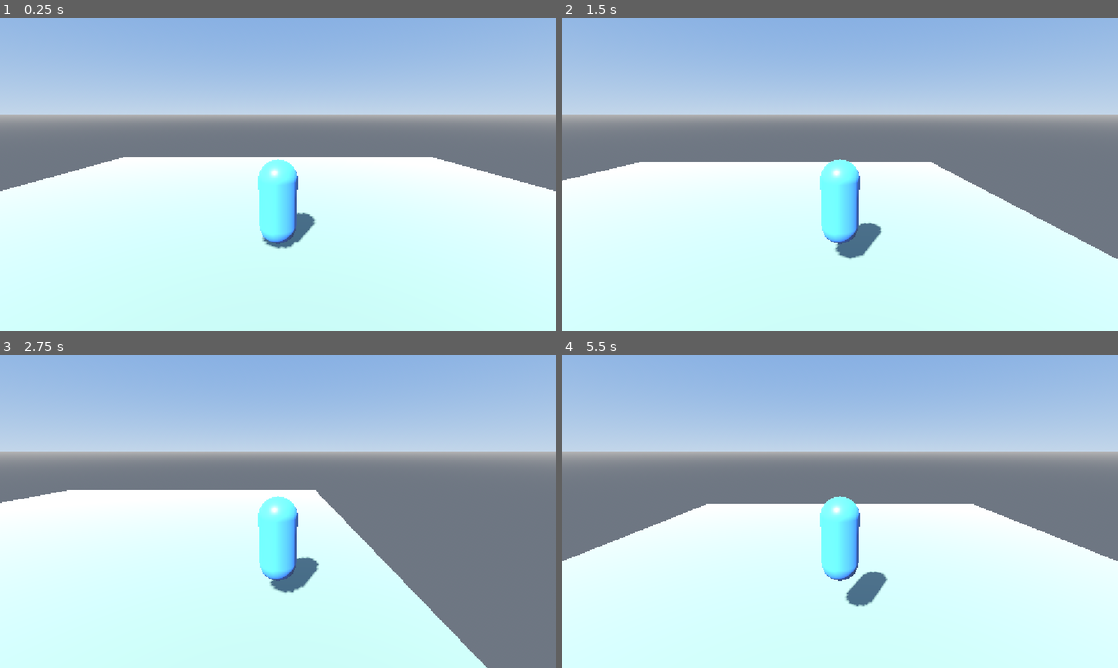
Above: before the commit, frames 1-4 (two rows, left to right).
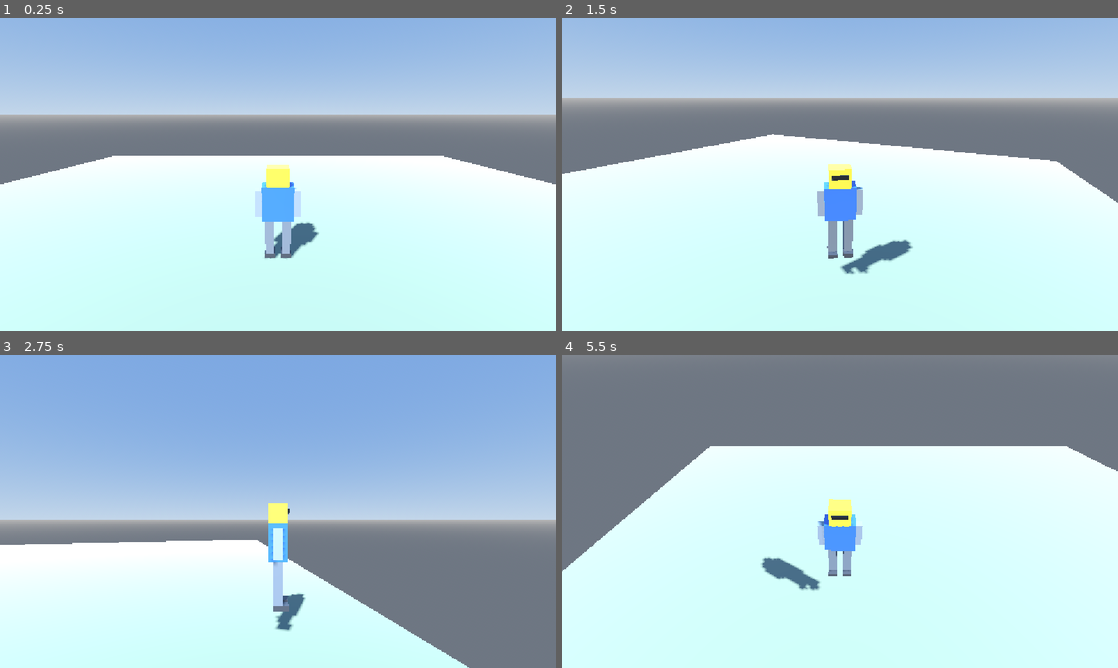
Above: after the commit, the same moments.

Repository: JERCYQUE/3d-ai-game
Game: Godot game, scene res://main_3d.tscn
Same seed, same stepped clock (60 frames per second), same inputs: the game is played once before the commit and once after it.
Inputs (mouse positions are in pixels of both pictures, inside the frame that each line leads up to):
- Up to frame 1 (0.25 s): no input
- Up to frame 2 (1.5 s): tap Enter at 0.5 s; move the mouse to (962, 158) at 0.52 s; hold D (move_right) 0.53-1.28 s; tap Space (jump) at 0.6, 0.77, 1.07, 1.35 s; click (962, 158) at 0.67 s; move the mouse to (728, 190) at 1.27 s; hold S (move_back) from 1.28 s (still down); click (728, 190) at 1.42 s
- Up to frame 3 (2.75 s): tap Space (jump) at 1.52, 1.82, 2.1 s; move the mouse to (333, 442) at 2.02 s; release S (move_back) at 2.03 s; hold D (move_right) from 2.03 s (still down); click (333, 442) at 2.17 s
- Up to frame 4 (5.5 s): move the mouse to (812, 574) at 2.77 s; release D (move_right) at 2.78 s; hold W (move_forward) 2.78-3.53 s; tap Space (jump) at 2.85, 3.02, 3.32, 3.6, 3.77, 4.07, 4.35, 4.52, 4.82, 5.1 s; click (812, 574) at 2.92 s; move the mouse to (1006, 558) at 3.52 s; hold A (move_left) 3.53-5.03 s; click (1006, 558) at 3.67 s; tap Escape (ui_cancel) at 4.15 s; move the mouse to (673, 464) at 4.27 s; click (673, 464) at 4.42 s; move the mouse to (867, 511) at 5.02 s; hold S (move_back) from 5.03 s (still down); click (867, 511) at 5.17 s

The runs differ from the first frame. In frame 1, 3.2% of the frame differs, in the area x 0-100%, y 44-77%; in frame 2, 19%; in frame 3, 53%; in frame 4, 54%, in the area x 0-100%, y 0-81%.

Commit message:
feat: mouse-look camera, model turning, and Blender robot player
- player_3d.gd: captured mouse, yaw/pitch on SpringArm3D (pitch clamped -70..15),
  smooth turn of the visual toward movement, Space jump kept
- player_3d.tscn: Visual wrapper, capsule mesh replaced by models/player_robot.glb
- models/player_robot.glb: low-poly robot (body/head/arms/legs/feet, 108 tris),
  built and exported from Blender
- docs: in-game screenshots

Diff:
--- a/main_3d.tscn
+++ b/main_3d.tscn
@@ -36,8 +36,7 @@
 [node name="Main3D" type="Node3D" unique_id=1528576449]
 
 [node name="Sun" type="DirectionalLight3D" parent="." unique_id=1935361615]
-position = Vector3(0, 6, 0)
-rotation_degrees = Vector3(-50, -30, 0)
+transform = Transform3D(0.8660254, 0.38302222, -0.32139382, 0, 0.64278764, 0.76604444, 0.5, -0.66341394, 0.5566704, 0, 6, 0)
 light_color = Color(1, 0.96, 0.88, 1)
 light_energy = 1.3
 shadow_enabled = true
--- a/player_3d.tscn
+++ b/player_3d.tscn
@@ -1,40 +1,30 @@
-[gd_scene load_steps=5 format=3]
+[gd_scene format=3 uid="uid://dk8x7aa5yuxfp"]
 
-[ext_resource type="Script" path="res://scripts/player_3d.gd" id="1_script"]
-
-[sub_resource type="CapsuleMesh" id="CapsuleMesh_body"]
-radius = 0.4
-height = 1.8
-radial_segments = 24
-rings = 8
+[ext_resource type="Script" uid="uid://b2p4cwciovam3" path="res://scripts/player_3d.gd" id="1_script"]
+[ext_resource type="PackedScene" uid="uid://dtv3awgpwasdf" path="res://models/player_robot.glb" id="2_3swsy"]
 
 [sub_resource type="CapsuleShape3D" id="CapsuleShape3D_body"]
 radius = 0.4
 height = 1.8
 
-[sub_resource type="StandardMaterial3D" id="StandardMaterial3D_body"]
-albedo_color = Color(0.22, 0.55, 0.95, 1)
-roughness = 0.4
-
-[node name="Player3D" type="CharacterBody3D"]
+[node name="Player3D" type="CharacterBody3D" unique_id=725431790]
 script = ExtResource("1_script")
 
-[node name="CollisionShape3D" type="CollisionShape3D" parent="."]
+[node name="CollisionShape3D" type="CollisionShape3D" parent="." unique_id=1115302365]
 transform = Transform3D(1, 0, 0, 0, 1, 0, 0, 0, 1, 0, 0.9, 0)
 shape = SubResource("CapsuleShape3D_body")
 
-[node name="MeshInstance3D" type="MeshInstance3D" parent="."]
-transform = Transform3D(1, 0, 0, 0, 1, 0, 0, 0, 1, 0, 0.9, 0)
-mesh = SubResource("CapsuleMesh_body")
-material_override = SubResource("StandardMaterial3D_body")
+[node name="Visual" type="Node3D" parent="." unique_id=1765951713]
 
-[node name="SpringArm3D" type="SpringArm3D" parent="."]
-position = Vector3(0, 1.5, 0)
-rotation_degrees = Vector3(-15, 0, 0)
+[node name="Robot" parent="Visual" unique_id=434217532 instance=ExtResource("2_3swsy")]
+transform = Transform3D(-1, 0, -8.742278e-08, 0, 1, 0, 8.742278e-08, 0, -1, 0, 0, 0)
+
+[node name="SpringArm3D" type="SpringArm3D" parent="." unique_id=146732750]
+transform = Transform3D(1, 0, 0, 0, 0.9659258, 0.25881904, 0, -0.25881904, 0.9659258, 0, 1.5, 0)
 collision_mask = 0
-spring_length = 4.5
+spring_length = 3.6
 margin = 0.2
 
-[node name="Camera3D" type="Camera3D" parent="SpringArm3D"]
+[node name="Camera3D" type="Camera3D" parent="SpringArm3D" unique_id=804200857]
 current = true
 fov = 70.0
--- a/scripts/player_3d.gd
+++ b/scripts/player_3d.gd
@@ -1,14 +1,42 @@
 extends CharacterBody3D
 ## Third-person character controller.
-## Gravity, camera-relative WASD movement, Space to jump.
+## Mouse-look camera (SpringArm3D), gravity, camera-relative WASD,
+## smooth turn toward the movement direction, Space to jump.
 
 @export var move_speed: float = 5.0
 @export var acceleration: float = 14.0
 @export var jump_velocity: float = 4.8
-@export var camera_path: NodePath = ^"SpringArm3D/Camera3D"
+@export var turn_speed: float = 10.0
+## Degrees of camera rotation per pixel of mouse movement.
+@export var mouse_sensitivity: float = 0.12
+@export var min_pitch: float = -70.0
+@export var max_pitch: float = 15.0
 
-@onready var _camera: Camera3D = get_node_or_null(camera_path) as Camera3D
+@onready var _arm: SpringArm3D = $SpringArm3D
+@onready var _visual: Node3D = $Visual
 @onready var _gravity: float = ProjectSettings.get_setting("physics/3d/default_gravity", 9.8)
+
+var _pitch: float = -15.0
+
+
+func _ready() -> void:
+	_pitch = _arm.rotation_degrees.x
+	Input.mouse_mode = Input.MOUSE_MODE_CAPTURED
+
+
+func _unhandled_input(event: InputEvent) -> void:
+	if event is InputEventMouseMotion and Input.mouse_mode == Input.MOUSE_MODE_CAPTURED:
+		var motion: InputEventMouseMotion = event
+		# Yaw around the player, pitch on the arm itself (clamped so the
+		# camera never flips over the character).
+		_arm.rotation_degrees.y -= motion.relative.x * mouse_sensitivity
+		_pitch = clampf(_pitch - motion.relative.y * mouse_sensitivity, min_pitch, max_pitch)
+		_arm.rotation_degrees.x = _pitch
+		get_viewport().set_input_as_handled()
+	elif event.is_action_pressed("ui_cancel"):
+		Input.mouse_mode = Input.MOUSE_MODE_VISIBLE
+	elif event is InputEventMouseButton and event.pressed:
+		Input.mouse_mode = Input.MOUSE_MODE_CAPTURED
 
 
 func _physics_process(delta: float) -> void:
@@ -38,6 +66,16 @@
 	var horizontal: Vector3 = Vector3(velocity.x, 0.0, velocity.z).lerp(target, weight)
 	velocity.x = horizontal.x
 	velocity.z = horizontal.z
+	if direction.length_squared() > 0.0001:
+		_turn_visual_toward(direction, delta)
+
+
+## Turns the model (not the body) so the mesh faces where it walks:
+## the body keeps its transform, so the camera orbit stays stable.
+func _turn_visual_toward(direction: Vector3, delta: float) -> void:
+	var target_yaw: float = atan2(-direction.x, -direction.z)
+	var weight: float = clampf(turn_speed * delta, 0.0, 1.0)
+	_visual.rotation.y = lerp_angle(_visual.rotation.y, target_yaw, weight)
 
 
 ## Turns the 2D input into a world direction using the camera's yaw,
@@ -46,8 +84,9 @@
 	if input_dir.is_zero_approx():
 		return Vector3.ZERO
 	var cam_basis: Basis = global_transform.basis
-	if is_instance_valid(_camera):
-		cam_basis = _camera.global_transform.basis
+	var camera: Camera3D = _arm.get_node_or_null("Camera3D") as Camera3D
+	if is_instance_valid(camera):
+		cam_basis = camera.global_transform.basis
 	var forward: Vector3 = -cam_basis.z
 	forward.y = 0.0
 	var right: Vector3 = cam_basis.x
Not shown, added: docs/.gdignore
Binary file added: docs/player-robot-back.png
Binary file added: docs/player-robot.png
Binary file added: models/player_robot.glb
Not shown, added: models/player_robot.glb.import
